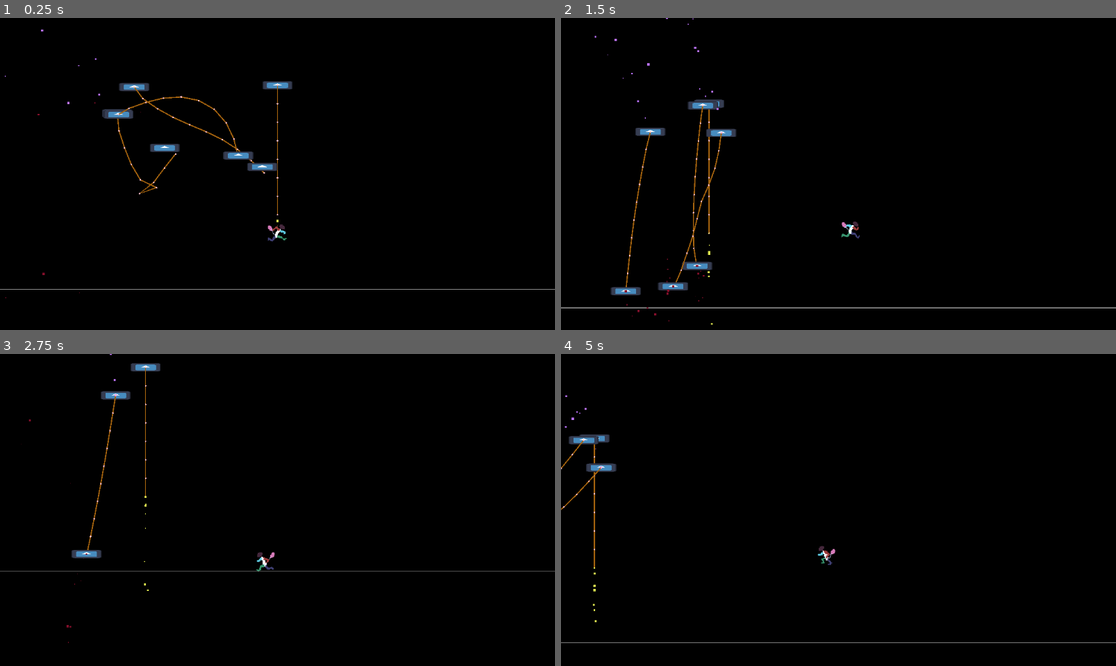
Above: before the commit, frames 1-4 (two rows, left to right).
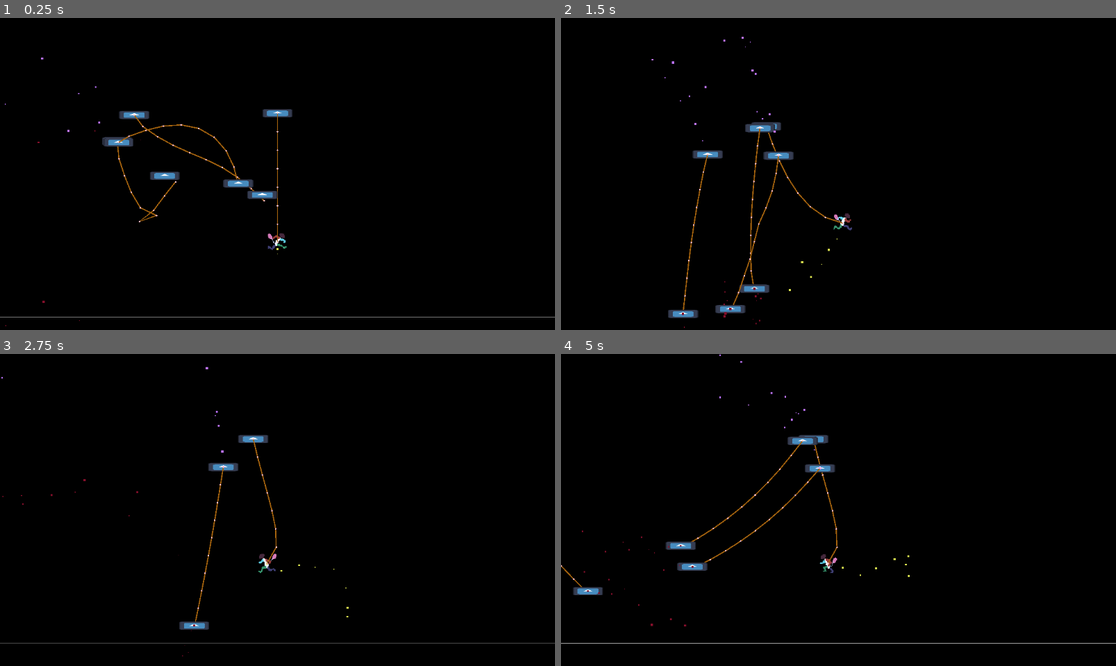
Above: after the commit, the same moments.

Repository: Cosillow/Hello_Gadot
Game: Godot game, scene res://scenes/game.tscn
The game is run twice, just before and just after one commit, with the same random seed, the same clock (stepped at 60 frames per second) and the same inputs. The engine's default icon, where the game draws it, is replaced by a stand-in: a white triangle on a blue panel in a dark square.
Inputs:
- Up to frame 1 (0.25 s): no input
- Up to frame 2 (1.5 s): hold Right (move_right) from 0.53 s (still down); tap Z (jump) at 0.77 s
- Up to frame 3 (2.75 s): tap Z (jump) at 1.52 s; release Right (move_right) at 2.03 s; hold Left (move_left) from 2.03 s (still down)
- Up to frame 4 (5 s): release Left (move_left) at 2.78 s; hold Right (move_right) 2.78-4.28 s; tap Z (jump) at 3.02, 3.77, 4.52 s; hold Left (move_left) from 4.28 s (still down)

The runs differ from the first frame. In frame 1, 3.1% of the frame differs, in the area x 0-100%, y 3-99%; in frame 2, 3.6%, in the area x 0-100%, y 0-100%; in frame 3, 1.9%; in frame 4, 2.4%.

Commit message:
player is swinging on the rope! slowly...

Diff:
--- a/scenes/SwingingPlatform.tscn
+++ b/scenes/SwingingPlatform.tscn
@@ -26,7 +26,7 @@
 constrain = 30.0
 
 [node name="Platform" parent="TopPlatform/Rope" instance=ExtResource("2_hgxmw")]
-position = Vector2(0, 270.018)
+position = Vector2(0, 270)
 
 [node name="CPUParticles2D" type="CPUParticles2D" parent="TopPlatform/Rope/Platform"]
 direction = Vector2(0, 1)
--- a/scenes/game.tscn
+++ b/scenes/game.tscn
@@ -80,7 +80,7 @@
 
 [node name="Player" type="CharacterBody2D" parent="."]
 unique_name_in_owner = true
-position = Vector2(152, -58.996)
+position = Vector2(152.006, -492.998)
 script = ExtResource("1_jckq7")
 metadata/_edit_group_ = true
 
@@ -99,16 +99,8 @@
 autoplay = "default"
 frame_progress = 0.948955
 
-[node name="Platform" parent="." instance=ExtResource("1_8hn6c")]
-position = Vector2(152, -276)
-
-[node name="Rope" parent="Platform" instance=ExtResource("5_6ldxs")]
-ropeLength = 220.0
-constrain = 31.0
-gravityAdjustment = 15.0
-
-[node name="CPUParticles2D3" type="CPUParticles2D" parent="Platform/Rope"]
-position = Vector2(0, 217.004)
+[node name="CPUParticles2D3" type="CPUParticles2D" parent="Player"]
+position = Vector2(0, -3.8147e-06)
 direction = Vector2(0, 1)
 spread = 2.2
 gravity = Vector2(0, 50)
@@ -116,6 +108,14 @@
 initial_velocity_max = 182.93
 scale_amount_max = 4.0
 color = Color(0.858824, 0.890196, 0.309804, 1)
+
+[node name="Platform" parent="." instance=ExtResource("1_8hn6c")]
+position = Vector2(152, -276)
+
+[node name="Rope" parent="Platform" node_paths=PackedStringArray("attached") instance=ExtResource("5_6ldxs")]
+ropeLength = 220.0
+constrain = 31.0
+attached = NodePath("../../Player")
 
 [node name="Floor" type="StaticBody2D" parent="."]
 position = Vector2(0, 28)
--- a/scripts/rope.gd
+++ b/scripts/rope.gd
@@ -60,6 +60,11 @@
 @export_range(0.1, 0.9, .01) var dampening: float = 0.9
 @export var color: Color = Color(0.648, 0.389, 0.056)
 @export_range(1, 9999999, 1, "or_greater") var width: float = 2
+@export var attached: Node2D = null :
+	set(val):
+		attached = val
+		update_configuration_warnings()
+		assert(_is_attached_processed_first())
 @onready var prGravity: float = ProjectSettings.get_setting("physics/2d/default_gravity")/50
 
 var _point_count: int
@@ -91,12 +96,13 @@
 	_update_children()
 
 func _physics_process(delta)->void:
-	assert(get_parent() is Node2D)
+	assert(_is_attached_processed_first())
+
 	self.position = Vector2.ZERO # THIS WOKRS... but why does local pos change when new parent??
 	_update_points(delta)
 
 	# allow children to affect rope before constraints
-	#_calculate_new_endpoint()
+	_calculate_new_endpoint()
 
 	# tighten rope more if it exceeds ropeLength
 	var distSq = _pos[0].distance_squared_to(_pos[_point_count-1])
@@ -108,28 +114,29 @@
 	if _parent_cache:
 		set_start(_parent_cache.position)
 	_update_children()
+	if attached:
+		attached.position = _pos[_point_count-1]
 	queue_redraw()
 
 func _get_configuration_warnings():
 	var warnings = []
 
 	if !(get_parent() is Node2D):
-		warnings.append("Parent must be Node2D")
+		warnings.append("parent must be Node2D")
 
 	if constrain >= ropeLength:
 		warnings.append("`constrain` must be <= `ropeLength`")
 
+	if !_is_attached_processed_first():
+		warnings.append("`attached` Node2d must be before rope in tree (such that it is processed first)")
 	# Returning an empty array means "no warning".
 	return warnings
 
 func _notification(what):
 	match what:
 		NOTIFICATION_PARENTED:
-			var p = get_parent()
-			if !(p is Node2D):
-				_parent_cache = null
-				return
-			_parent_cache = p
+			_parent_cache = get_parent()
+			assert(_parent_cache is Node2D)
 		NOTIFICATION_UNPARENTED:
 			_parent_cache = null
 
@@ -138,21 +145,22 @@
 	_pos_prev[0] = p
 
 func _calculate_new_endpoint() -> void:
-	var sum = Vector2.ZERO
-	var count = 0
-	for c in get_children():
-		if c is Node2D:
-			sum += c.global_position
-			count += 1
-	if count == 0:
-		# No children, use current end point
-		return
-	var average_global_position = sum / count
+	if not attached: return
+	#var sum = Vector2.ZERO
+	#var count = 0
+	#for c in get_children():
+		#if c is Node2D:
+			#sum += c.global_position
+			#count += 1
+	#if count == 0:
+		## No children, use current end point
+		#return
+	#var average_global_position = sum / count
 
 	# consider current endpoint global_position and children global_position
 	# TODO: may need to work on the ratio
 	var new_endpoint = _pos[_point_count-1]
-	new_endpoint.x = (new_endpoint.x + average_global_position.x) / 2
+	new_endpoint.x = (new_endpoint.x + attached.position.x) / 2
 	# Optionally consider the y global_position if the rope swings
 	#new_endpoint.y = average_global_position.y
 	_pos[_point_count-1] = new_endpoint
@@ -160,7 +168,6 @@
 func _update_children()->void:
 	for c in get_children():
 		if c is Node2D:
-			#c.set_deferred("position", _pos[_point_count-1] - _translation)
 			c.position = _pos[_point_count-1] - _translation
 
 func _update_points(delta)->void:
@@ -197,6 +204,12 @@
 			_pos[i] -= vec2 * (percent/2)
 			_pos[i+1] += vec2 * (percent/2)
 
+func _is_attached_processed_first()-> bool:
+	## return true if the attached node will run its _process and _physics_process methods prior to self
+	if (not attached) or (not attached.is_inside_tree()): return true
+	if not is_inside_tree(): return true
+	return is_greater_than(attached)
+
 func _draw() -> void:
 	var rope := finalPosition
 	draw_polyline(rope, color, float(width))
